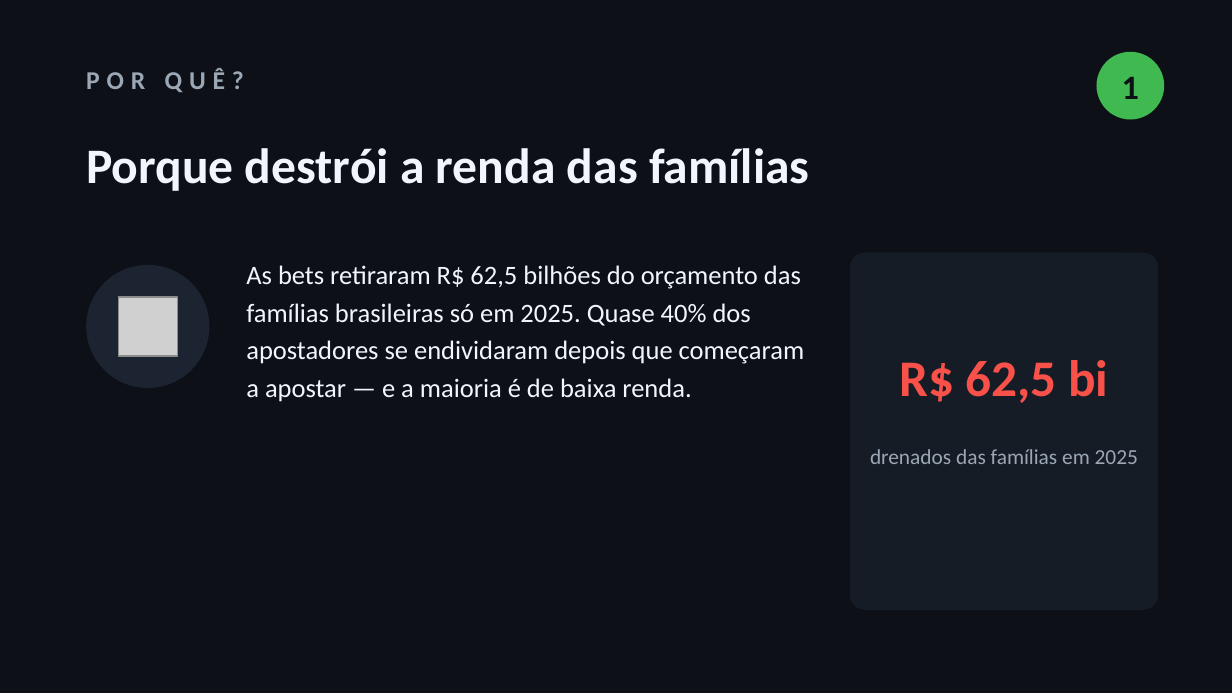
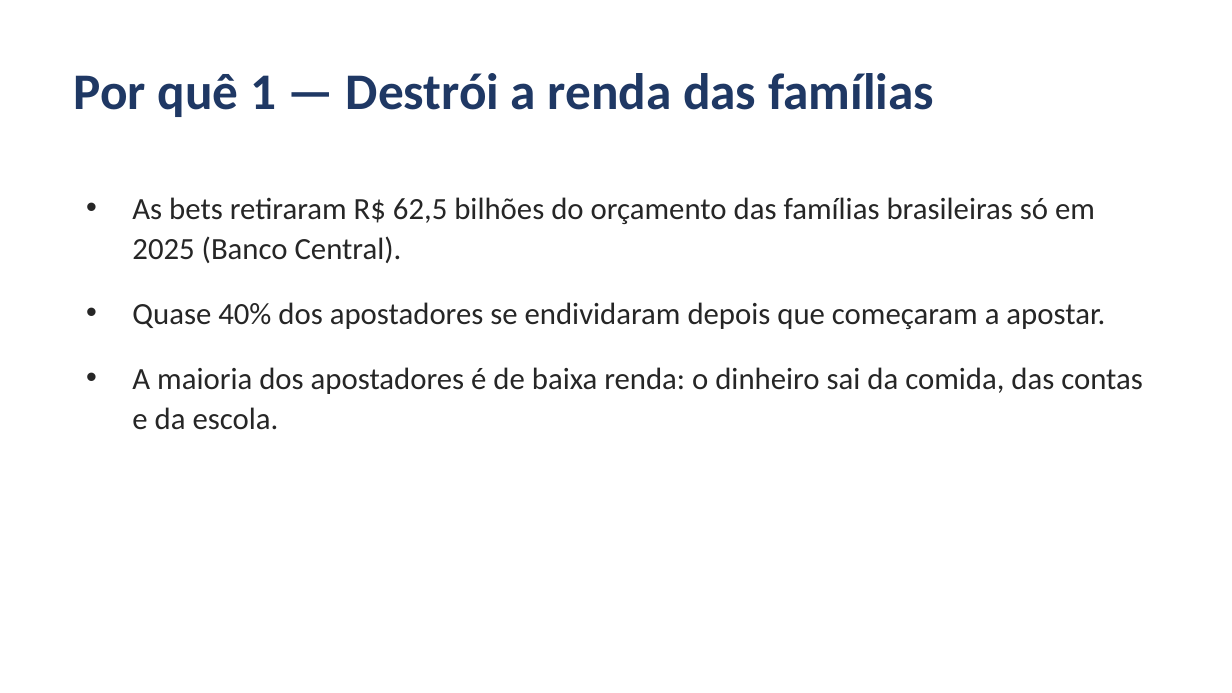
Before and after one commit to outletdoscabides10-cell/universo-site, a slide deck: slide 3 of trabalho-vicio-em-bets/vicio-em-bets.pptx. Drawn at 1232x693 pixels with LibreOffice and Linux fonts; fonts in the diff are those of the drawing; grey boxes stand for pictures. Boxes give left, top, right and bottom in pixels: in the first picture for what was removed or moved away, otherwise in the second. Text is boxed around its words. In the diff, an @@ line names an element or a change of style, - is before the commit and + after.

```diff
--- a/trabalho-vicio-em-bets/vicio-em-bets.pptx
+++ b/trabalho-vicio-em-bets/vicio-em-bets.pptx
@@ background #0D1117 to #FFFFFF @@
@@ ellipse removed at [1096,52,1164,120] @@
@@ text at [74,73,934,117]: text changed; size 15 to 30 pt; text colour #9BA7B4 to #1F3864 @@
-POR QUÊ?
+Por quê 1 — Destrói a renda das famílias
@@ text removed at [1122,77,1139,99] @@
-1
@@ text removed at [86,148,810,191] @@
-Porque destrói a renda das famílias
@@ text at [132,197,1143,430]: text changed; size 15.5 to 18 pt; text colour #F0F6FC to #262626 @@
-As bets retiraram R$ 62,5 bilhões do orçamento das famílias brasileiras só em 2025. Quase 40% dos apostadores se endividaram depois que começaram a apostar — e a maioria é de baixa renda.
+• As bets retiraram R$ 62,5 bilhões do orçamento das famílias brasileiras só em 2025 (Banco Central).
+• Quase 40% dos apostadores se endividaram depois que começaram a apostar.
+• A maioria dos apostadores é de baixa renda: o dinheiro sai da comida, das contas e da escola.
@@ ellipse removed at [86,265,209,388] @@
@@ rounded rectangle removed at [850,253,1158,610] @@
@@ picture removed at [118,297,177,356] @@
@@ text removed at [899,360,1108,403] @@
-R$ 62,5 bi
@@ text removed at [870,449,1138,464] @@
-drenados das famílias em 2025
```
Also in this commit, not shown: 10 other slides changed.
